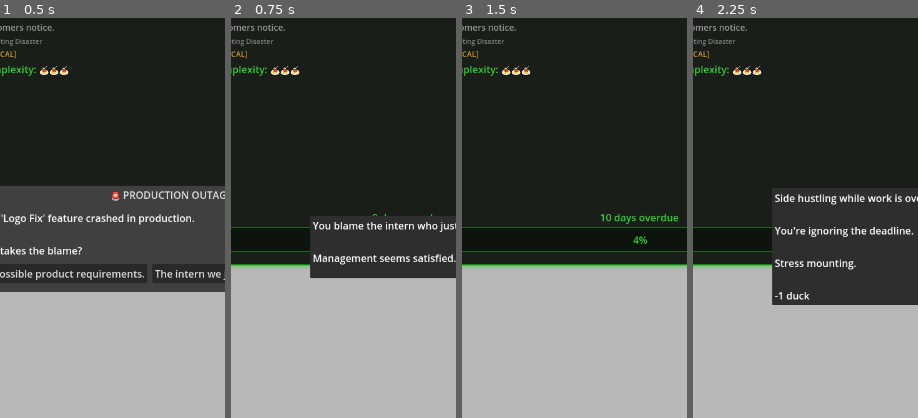
Above: before the commit, frames 1-4 (left to right).
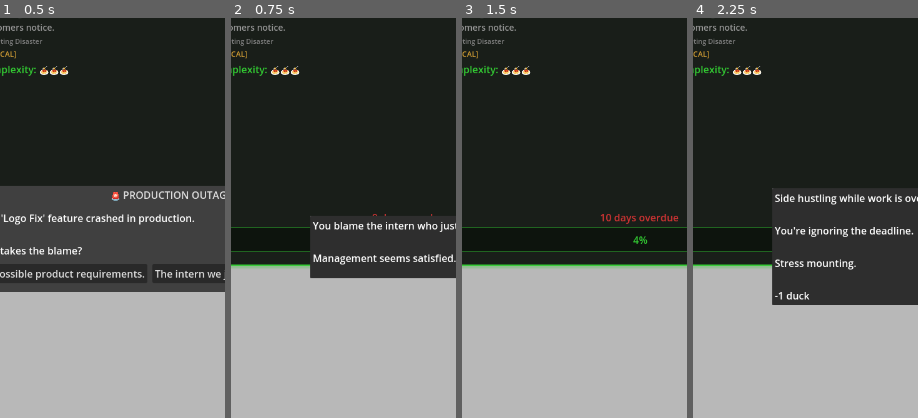
Above: after the commit, the same moments.

Repository: lmchoi/alt-f-this
Game: Godot game, scene res://scenes/game_ui.tscn
Same seed, same stepped clock (60 frames per second), same inputs: the game is played once before the commit and once after it.
Inputs:
- Up to frame 1 (0.5 s): no input
- Up to frame 2 (0.75 s): click "The intern we just let go." at 0.5 s
- Up to frame 3 (1.5 s): click "Work £100" at 1.25 s
- Up to frame 4 (2.25 s): click "Side Hustle £200" at 2 s
The pictures show only the part of the screen within x 10-60%, y 21-71%; the shares and areas given below are measured in that part.

Frame 1 is identical in both runs. In frame 2, less than 0.1% of the frame differs, in the area x 63-90%, y 49-50%; in frame 3, 0.3%, in the area x 61-97%, y 49-52%; in frame 4, nothing differs.
Error before the commit: Invalid assignment of property or key 'suffix' with value of type 'String' on a base object of type 'ProgressBar'. (res://scenes/task_panel.gd:48)
Error after the commit: Invalid assignment of property or key 'suffix' with value of type 'String' on a base object of type 'ProgressBar'. (res://scenes/task_panel.gd:53)

Commit message:
Add color coding to deadline based on urgency
🤖 Generated with [Claude Code](https://claude.com/claude-code)

Co-Authored-By: Claude <noreply@anthropic.com>

Diff:
--- a/scenes/task_panel.gd
+++ b/scenes/task_panel.gd
@@ -40,8 +40,13 @@
 func _update_deadline_label(days_left: int):
 	if days_left < 0:
 		deadline_label.text = str(abs(days_left)) + " days overdue"
+		deadline_label.add_theme_color_override("font_color", Color(0.8, 0.2, 0.2, 1))  # Red
+	elif days_left <= 1:
+		deadline_label.text = "Due in " + str(days_left) + " days"
+		deadline_label.add_theme_color_override("font_color", Color(0.8, 0.8, 0.2, 1))  # Yellow
 	else:
 		deadline_label.text = "Due in " + str(days_left) + " days"
+		deadline_label.add_theme_color_override("font_color", Color(0.2, 0.8, 0.2, 1))  # Green
 
 func _update_progress(progress: float):
 	progress_bar.value = progress
